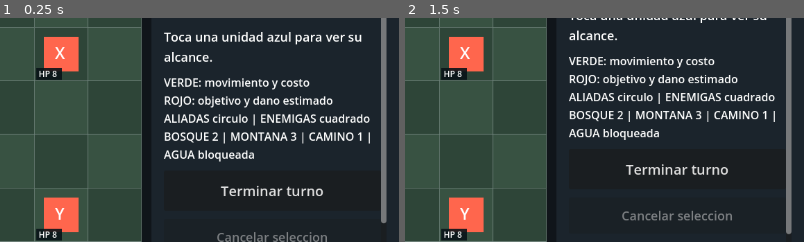
Above: before the commit, frames 1-2 (left to right).
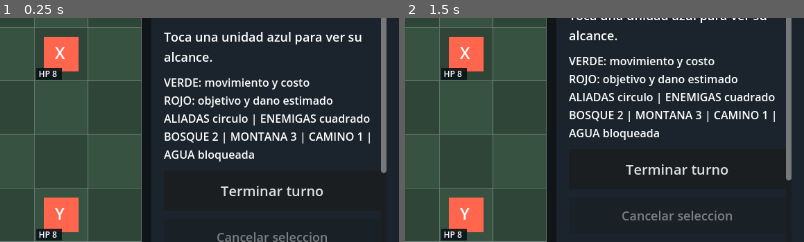
Above: after the commit, the same moments.

Repository: edwinrodri12/Tarvoka
Game: Godot game, scene res://scenes/Main.tscn
The game is run twice, just before and just after one commit, with the same random seed, the same clock (stepped at 60 frames per second) and the same inputs.
Inputs:
- Up to frame 1 (0.25 s): no input
- Up to frame 2 (1.5 s): click "Cargar partida" at 0.5 s; click "Guardar partida" at 1.25 s
The pictures show only the part of the screen within x 50-100%, y 24-74%; the shares and areas given below are measured in that part.

The runs differ from the first frame. In frame 1, 0.3% of the frame differs, in the area x 95-97%, y 68-92%; in frame 2, 0.4%, in the area x 95-97%, y 71-97%.

Commit message:
feat(ui): let player choose optional fog and recon in confirmed new game

Diff:
--- a/scripts/ui/Main.gd
+++ b/scripts/ui/Main.gd
@@ -14,6 +14,7 @@
 var new_game_dialog: ConfirmationDialog
 var scenario_picker: OptionButton
 var balance_picker: OptionButton
+var fog_picker: OptionButton
 var _unit_summary_cache_key := -1
 var unit_summary_refresh_count := 0 # Diagnostics for headless regression tests.
 
@@ -202,6 +203,24 @@
     balance_picker.select(1 if board.symmetric_setup else 0)
     panel.add_child(balance_picker)
 
+    var fog_heading := Label.new()
+    fog_heading.text = "VISIBILIDAD DEL CAMPO"
+    fog_heading.add_theme_font_size_override("font_size", 16)
+    panel.add_child(fog_heading)
+    fog_picker = OptionButton.new()
+    fog_picker.custom_minimum_size.y = 54
+    fog_picker.add_theme_font_size_override("font_size", 16)
+    fog_picker.add_item("Mapa visible (clasico)", 0)
+    fog_picker.add_item("Niebla y reconocimiento", 1)
+    fog_picker.select(1 if board.state.get("fog_enabled", false) else 0)
+    panel.add_child(fog_picker)
+
+    var fog_help := Label.new()
+    fog_help.text = "En niebla: soldados ven 3 casillas; exploradores S/Z ven 5. Solo puedes atacar o mover a casillas visibles."
+    fog_help.autowrap_mode = TextServer.AUTOWRAP_WORD_SMART
+    fog_help.add_theme_font_size_override("font_size", 14)
+    panel.add_child(fog_help)
+
     var restart_button := Button.new()
     restart_button.text = "Nueva partida"
     restart_button.custom_minimum_size.y = 52
@@ -303,16 +322,18 @@
     if board.load_game():
         scenario_picker.select(board.current_scenario_id)
         balance_picker.select(1 if board.symmetric_setup else 0)
+        fog_picker.select(1 if board.state.get("fog_enabled", false) else 0)
 
 func _new_game() -> void:
     var mode_name := "Simetrico" if balance_picker.get_selected_id() == 1 else "Entrenamiento"
-    new_game_dialog.dialog_text = "Iniciar %s en modo %s? Esto reemplazara el autoguardado. La partida manual se conserva." % [Scenarios.label(scenario_picker.get_selected_id()), mode_name]
+    var fog_name := "niebla de guerra" if fog_picker.get_selected_id() == 1 else "mapa visible"
+    new_game_dialog.dialog_text = "Iniciar %s en modo %s con %s? Esto reemplazara el autoguardado. La partida manual se conserva." % [Scenarios.label(scenario_picker.get_selected_id()), mode_name, fog_name]
     # Avoid opening a native modal in the headless test runner.
     if DisplayServer.get_name() != "headless":
         new_game_dialog.popup_centered()
 
 func _confirm_new_game() -> void:
-    board.new_game(scenario_picker.get_selected_id(), balance_picker.get_selected_id() == 1)
+    board.new_game(scenario_picker.get_selected_id(), balance_picker.get_selected_id() == 1, fog_picker.get_selected_id() == 1)
 
 func _cancel_selection() -> void:
     board.cancel_selection()
